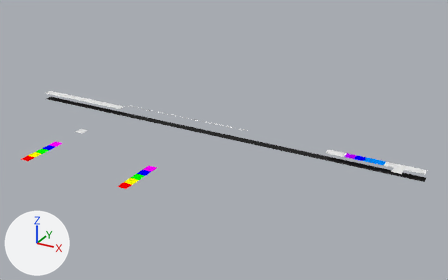
Two versions of the Blender file 3dprint.blend, one commit apart.
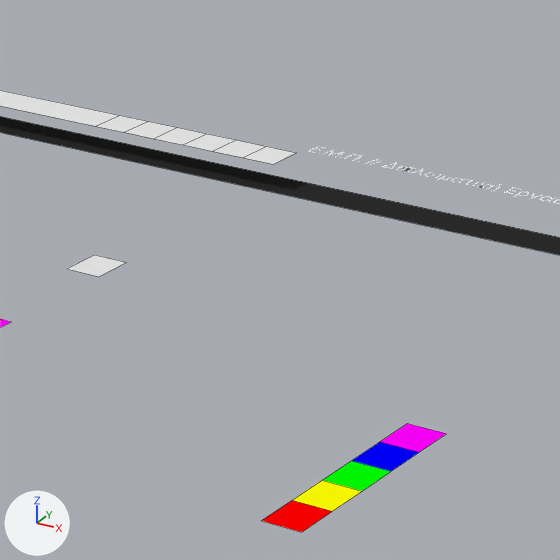
The first picture shows the older version from a 50 mm lens placed at (4.08, -8.59, 3.32), pointed at (0.56, -2.19, 0.12). The close-ups show both versions on the part from 13% to 41% of the width and 26% to 70% of the height of that picture; other places that the commit changed are outside them. Arrows for +X, +Y and +Z are at lower left; the lights stay in place. Text is drawn in Blender's own font. The close-ups show mesh edges as thin lines.

The first close-up shows 'Plane', 'button.block_load', 'button.building_bathroom.001', 'button.building_bedroom.001', 'button.building_kitchen.001', 'button.building_livingroom.001', 'button.reset_rooms', 'button.sets'.
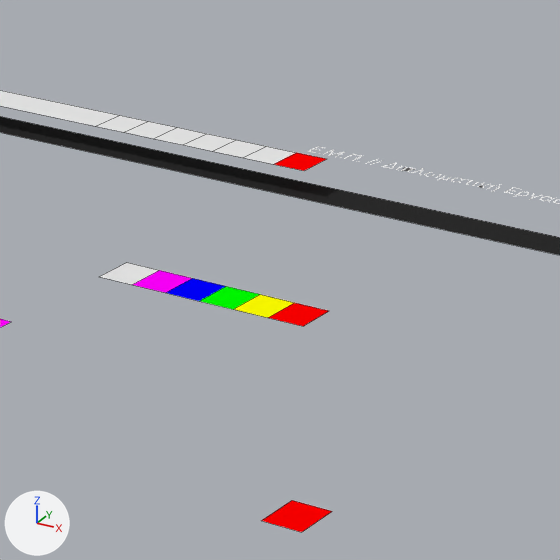
The change, as a diff of the scene's bpy script:
```diff
--- a/3dprint.blend.py
+++ b/3dprint.blend.py
@@ ob_button_block_load @@
 ob_button_block_load.matrix_parent_inverse = Matrix(((2.0, 0.0, 0.0, 0.0), (0.0, 2.0, 0.0, 2.0), (0.0, 0.0, 2.0, 0.0), (0.0, 0.0, 0.0, 1.0)))
-ob_button_block_load.location = (-1.438, -2.625, 0.0)
+ob_button_block_load.location = (-1.312, -2.625, 0.0)
 ob_button_block_load.scale = (0.5, 0.5, 0.5)
@@ ob_button_reset_rooms_001 @@
 ob_button_reset_rooms_001 = bpy.data.objects.new('button.reset_rooms.001', me_button_reset_rooms_001)
-ob_button_reset_rooms_001.parent = ob_empty_spaces_buttons_parent
-ob_button_reset_rooms_001.matrix_parent_inverse = Matrix(((2.0, 0.0, 0.0, 0.0), (0.0, 2.0, 0.0, 0.0), (0.0, 0.0, 2.0, 0.0), (0.0, 0.0, 0.0, 1.0)))
-ob_button_reset_rooms_001.location = (-1.438, -2.625, 0.0)
+ob_button_reset_rooms_001.location = (-1.438, -1.625, 0.0)
 ob_button_reset_rooms_001.scale = (0.125, 0.125, 0.125)
@@ ob_button_building_bathroom_001 @@
 ob_button_building_bathroom_001.matrix_parent_inverse = Matrix(((2.0, 0.0, 0.0, 0.0), (0.0, 2.0, 0.0, 0.0), (0.0, 0.0, 2.0, 0.0), (0.0, 0.0, 0.0, 1.0)))
-ob_button_building_bathroom_001.location = (0.0625, -2.5, 0.0)
+ob_button_building_bathroom_001.location = (-0.812, -1.625, 0.0)
 ob_button_building_bathroom_001.scale = (0.125, 0.125, 0.25)
@@ ob_button_building_bedroom_001 @@
 ob_button_building_bedroom_001.matrix_parent_inverse = Matrix(((2.0, 0.0, 0.0, 0.0), (0.0, 2.0, 0.0, 0.0), (0.0, 0.0, 2.0, 0.0), (0.0, 0.0, 0.0, 1.0)))
-ob_button_building_bedroom_001.location = (0.0625, -2.375, 0.0)
+ob_button_building_bedroom_001.location = (-0.938, -1.625, 0.0)
 ob_button_building_bedroom_001.scale = (0.125, 0.125, 0.25)
@@ ob_button_building_kitchen_001 @@
 ob_button_building_kitchen_001.matrix_parent_inverse = Matrix(((2.0, 0.0, 0.0, 0.0), (0.0, 2.0, 0.0, 0.0), (0.0, 0.0, 2.0, 0.0), (0.0, 0.0, 0.0, 1.0)))
-ob_button_building_kitchen_001.location = (0.0625, -2.25, 0.0)
+ob_button_building_kitchen_001.location = (-1.062, -1.625, 0.0)
 ob_button_building_kitchen_001.scale = (0.125, 0.125, 0.125)
@@ ob_button_building_livingroom_001 @@
 ob_button_building_livingroom_001.matrix_parent_inverse = Matrix(((2.0, 0.0, 0.0, 0.0), (0.0, 2.0, 0.0, 0.0), (0.0, 0.0, 2.0, 0.0), (0.0, 0.0, 0.0, 1.0)))
-ob_button_building_livingroom_001.location = (0.0625, -2.125, 0.0)
+ob_button_building_livingroom_001.location = (-1.188, -1.625, 0.0)
 ob_button_building_livingroom_001.scale = (0.125, 0.125, 0.125)
@@ ob_button_reset_rooms_002 @@
+ob_button_reset_rooms_002 = bpy.data.objects.new('button.reset_rooms.002', me_button_reset_rooms.copy())  # the mesh of ob_button_reset_rooms
+ob_button_reset_rooms_002.parent = ob_empty_spaces_buttons_parent
+ob_button_reset_rooms_002.matrix_parent_inverse = Matrix(((2.0, 0.0, 0.0, 0.0), (0.0, 2.0, 0.0, 2.0), (0.0, 0.0, 2.0, 0.0), (0.0, 0.0, 0.0, 1.0)))
+ob_button_reset_rooms_002.location = (-0.688, -2.625, 0.0)
+ob_button_reset_rooms_002.scale = (0.125, 0.125, 0.125)
```

What differs and where, as boxes (x1, y1, x2, y2) in the close-ups (560 x 560 px):
'button.building_bathroom.001', moved: before (293, 480, 362, 511); after (234, 294, 294, 318)
'button.building_bedroom.001', moved: before (323, 461, 391, 491); after (200, 286, 260, 309)
'button.building_kitchen.001', moved: before (352, 442, 419, 471); after (166, 278, 226, 301)
'button.building_livingroom.001', moved: before (380, 423, 447, 452); after (132, 270, 192, 293)
'button.block_load', moved: before (67, 255, 127, 277); after (99, 263, 159, 285)
'button.reset_rooms.002', added (red): after (269, 303, 329, 326)
'button.reset_rooms.001', moved (not visible before): after (274, 153, 326, 171)
